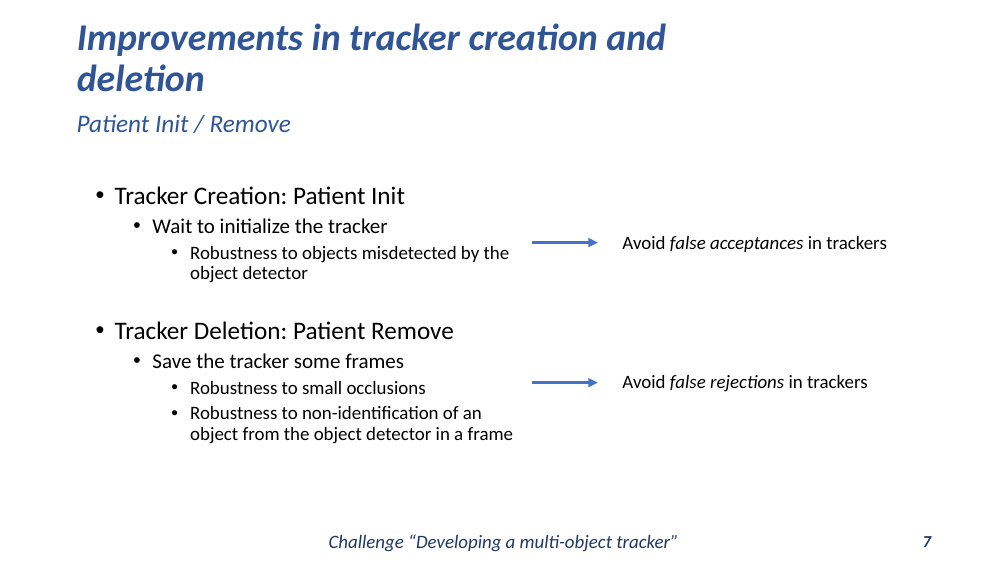
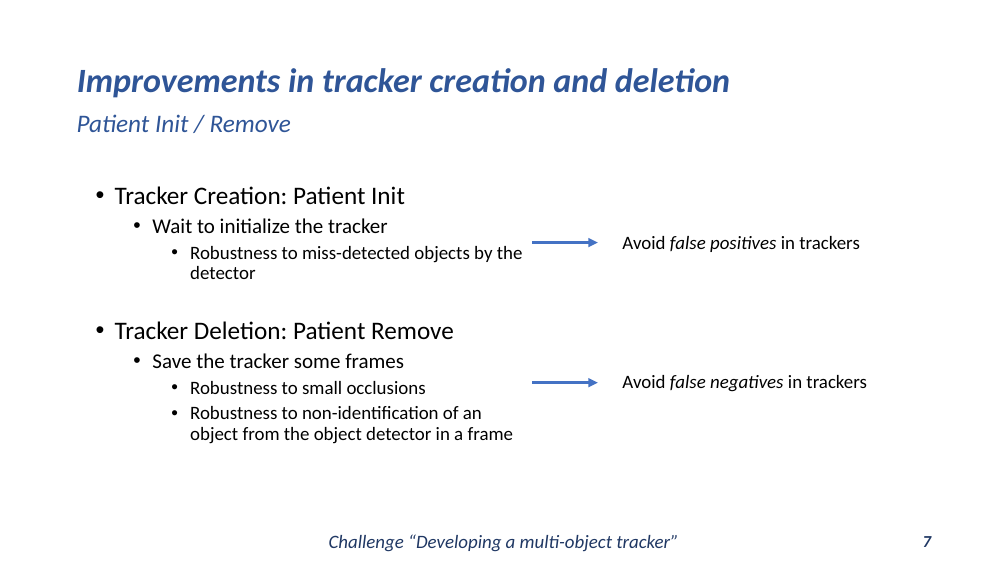
Before and after one commit to Javimh18/DL4VSP, a slide deck: slide 7 of dlvsp_challenge_material/challenge.pptx. Drawn at 1008x567 pixels with LibreOffice and Linux fonts; fonts in the diff are those of the drawing. Boxes give left, top, right and bottom in pixels: in the first picture for what was removed or moved away, otherwise in the second. Text is boxed around its words. In the diff, an @@ line names an element or a change of style, - is before the commit and + after.

Commit message:
Updated presentation

```diff
--- a/dlvsp_challenge_material/challenge.pptx
+++ b/dlvsp_challenge_material/challenge.pptx
@@ title "Improvements in tracker creation and ..." at [77,68,730,98]: size 36 to 32.4 pt @@
@@ text at [622,236,860,252]: text changed; italic off @@
-Avoid false acceptances in trackers
+Avoid false positives in trackers
@@ subtitle at [190,246,523,279]: text changed @@
-    • Robustness to objects misdetected by the object detector
+    • Robustness to miss-detected objects by the detector
@@ text at [622,375,867,392]: text changed @@
-Avoid false rejections in trackers
+Avoid false negatives in trackers
```
Also in this commit, not shown: 10 other slides changed, 4 slides added.
